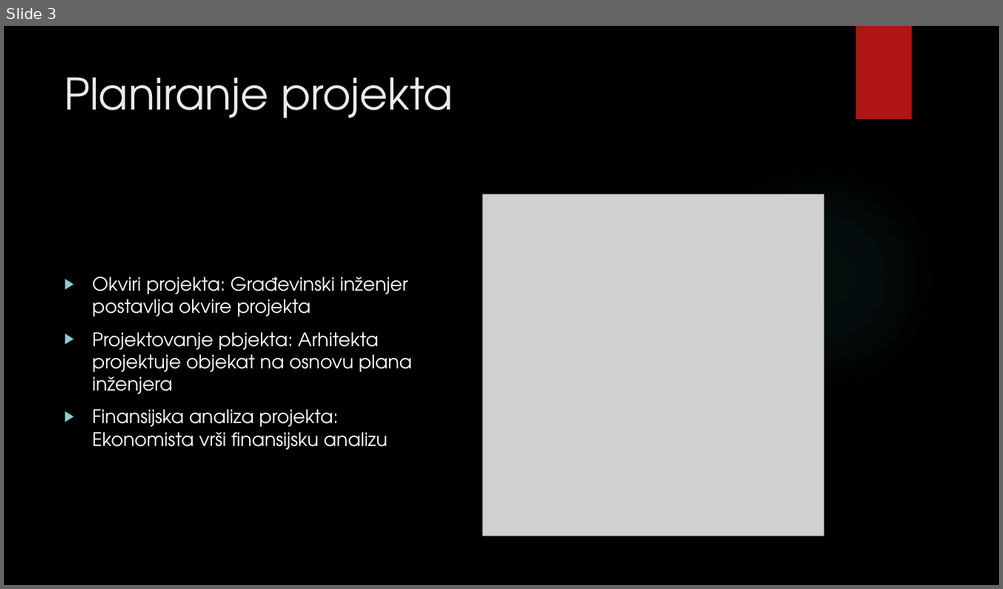
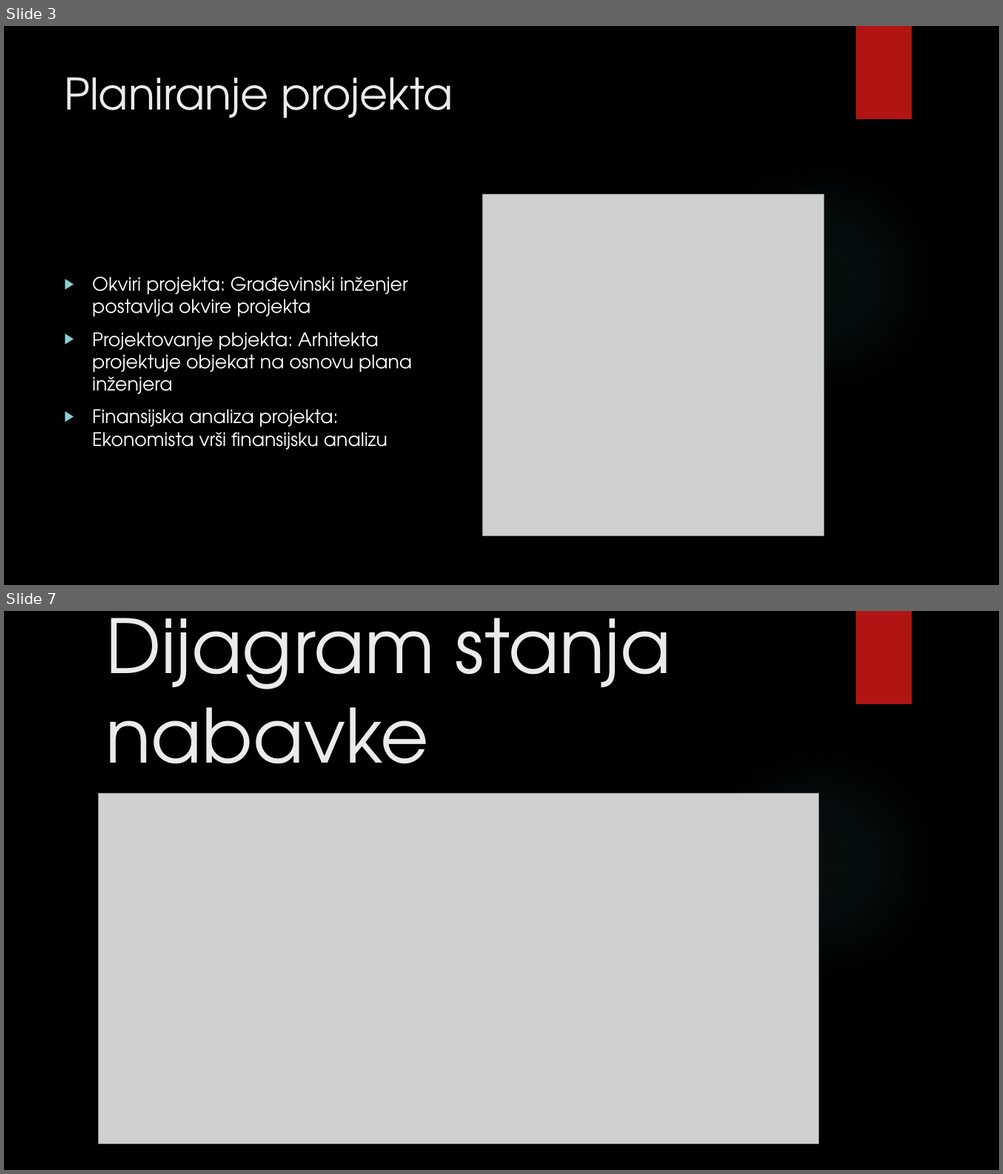
Before and after one commit to MATFPodmladak/ISGradjevinskeFirme, a slide deck: Prezentacija.pptx. Shown one above the other, each under a label of ours: slide 3 before the commit, slides 3 and 7 after it; the slides between them are not shown. The pictures are 1003x589 and 1003x1174 pixels, drawn with LibreOffice and Linux fonts; fonts in the diff are those of the drawing; grey boxes stand for pictures; background and template pictures are left out. Boxes give left, top, right and bottom in pixels: in the first picture for what was removed or moved away, otherwise in the second. Text is boxed around its words. In the diff, an @@ line names an element or a change of style, - is before the commit and + after.

```diff
--- a/Prezentacija.pptx
+++ b/Prezentacija.pptx
@@ slide 7 added at bbox=[4, 611, 999, 1170], background picture (left out); not listed: 2 template elements that a slide beside it also shows @@
@@ title added at bbox=[105, 618, 671, 797], 72 pt, text #EBEBEB @@
+Dijagram stanja nabavke
@@ picture added at bbox=[98, 794, 818, 1145] @@
```
Also in this commit, not shown: 1 slide changed, 9 other slides added, 1 slide removed, 2 other files.
